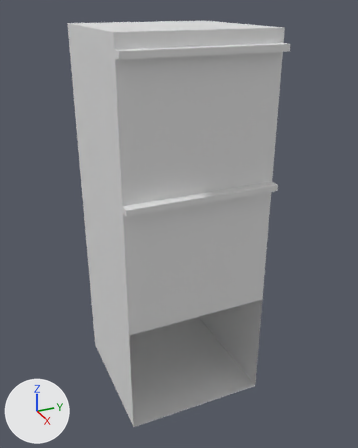
The FBX model Assets/Models/Cabinet.fbx as it was, and as the next commit left it.
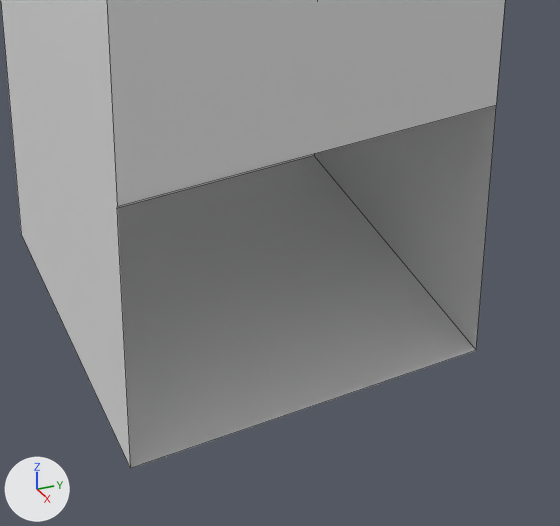
Each version is shown whole from a camera (50 mm lens) standing at (7.33, -3.12, 6.41) and looking at (0.15, 0.11, 2.82), then close up on the part from 25% to 80% of the width and 59% to 100% of the height. The axes (+X, +Y, +Z) are drawn at lower left. The lights are the same throughout. The first two pictures are the older version. The close-ups show mesh edges as thin lines.
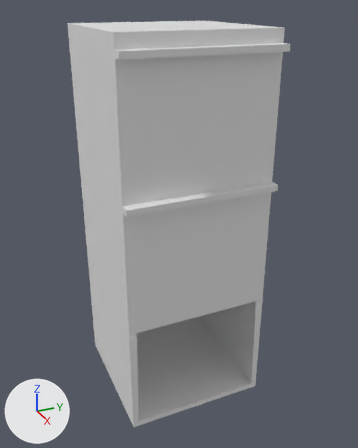
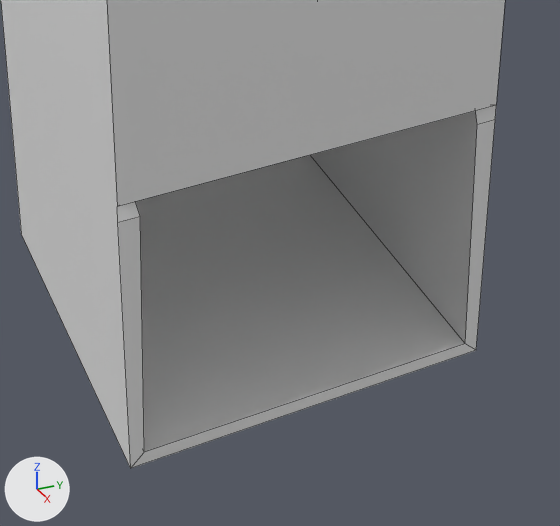
What differs and where, as boxes (x1, y1, x2, y2) in the close-ups (560 x 526 px):
part 1 of me_cube, added: after (117, 105, 496, 468)

Diff of the bpy script that builds the scene:
```diff
--- a/Assets/Models/Cabinet.fbx.py
+++ b/Assets/Models/Cabinet.fbx.py
@@ me_cube @@
 # used by ob_cube; location = (0.0, 0.0, 0.0)
-me_cube.from_pydata(...)  # 28 vertices, 18 faces; spans x -1.23..1.39, y -1.23..1.23, z -0.33..6.03
+me_cube.from_pydata(...)  # 56 vertices, 42 faces; spans x -1.23..1.39, y -1.23..1.23, z -0.33..6.03
+# me_cube part 1
+# 16 vertices are added at x -1.15..1.31, y -1.15..1.13, z -0.25..5.96
+# 7 new vertices lie (0.0, 2.3, 0.0) away from vertices in x -1.15..1.31, y -1.15, z -0.25..5.96
+# 5 new vertices lie (0.0, 2.22, 0.0) away from vertices in x 1.17..1.19, y -1.11, z 1.62..5.79
+# 24 new faces join them
 me_cube.materials.append(mat_material)
```
